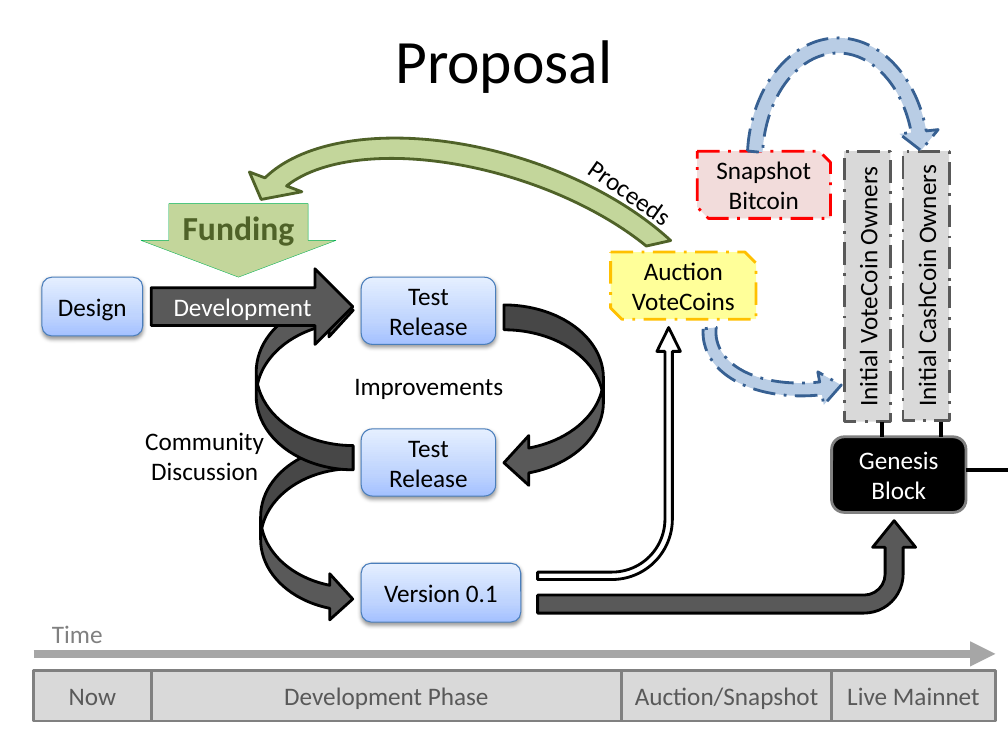
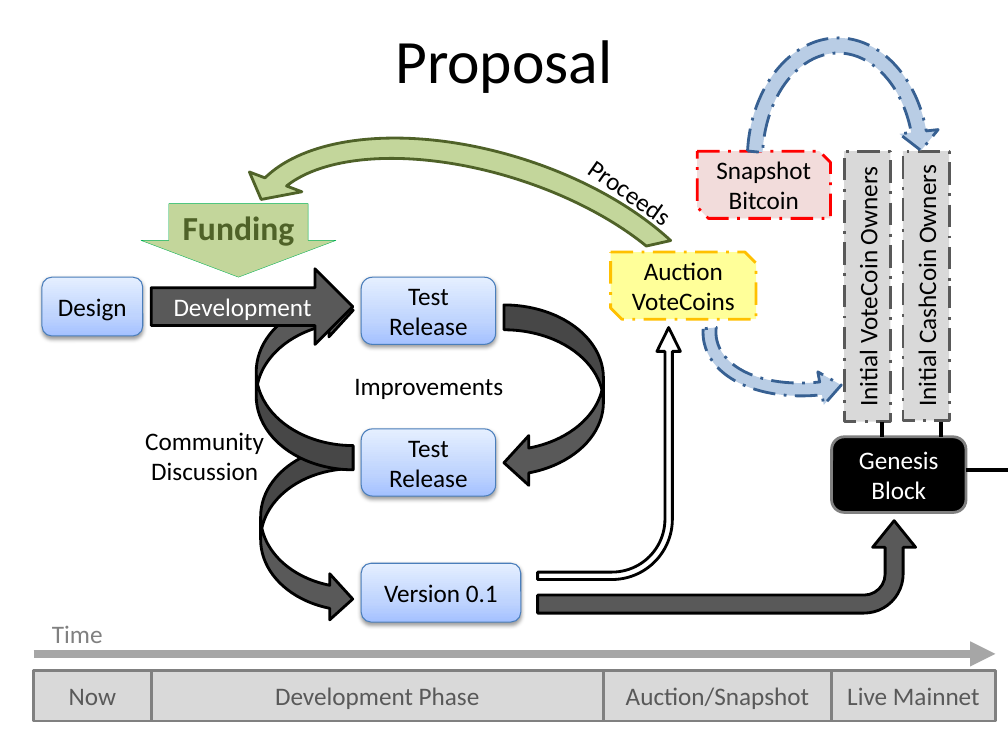
Before and after one commit to psztorc/Truthcoin, a slide deck: slide 6 of docs/InitialCoinAllocations.pptx. Drawn at 1008x756 pixels with LibreOffice and Linux fonts; fonts in the diff are those of the drawing. Boxes give left, top, right and bottom in pixels: in the first picture for what was removed or moved away, otherwise in the second. Text is boxed around its words. In the diff, an @@ line names an element or a change of style, - is before the commit and + after.

Commit message:
Misplaced ppt Line
One slide had a misplaced line...I fixed it.

```diff
--- a/docs/InitialCoinAllocations.pptx
+++ b/docs/InitialCoinAllocations.pptx
@@ rectangle "Development Phase" resized from (x1=151, y1=670, x2=622, y2=721) to (x1=151, y1=670, x2=604, y2=721) @@
@@ rectangle "Auction/Snapshot" resized from (x1=622, y1=670, x2=832, y2=721) to (x1=604, y1=670, x2=832, y2=721) @@
```
Also in this commit, not shown: 1 other file.
